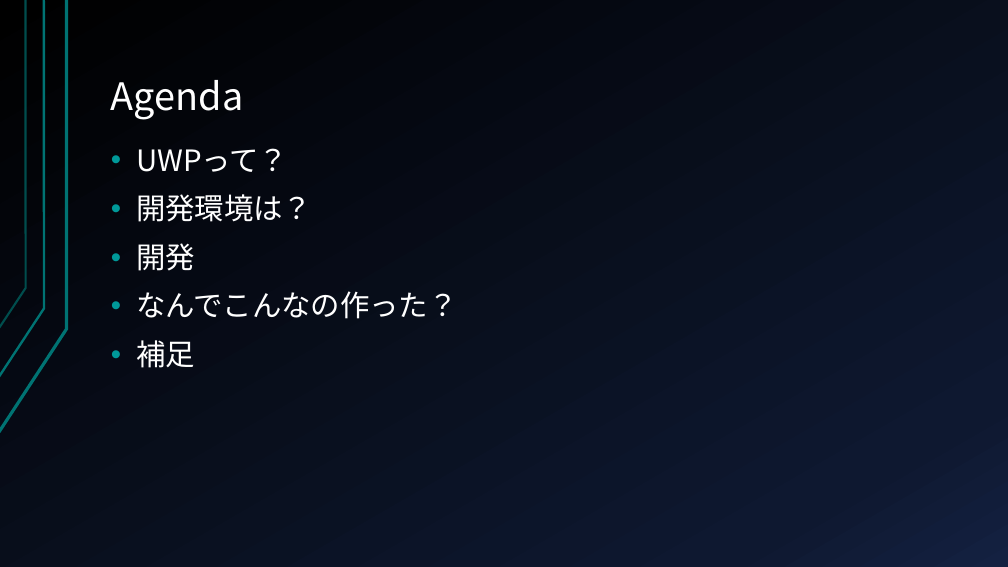
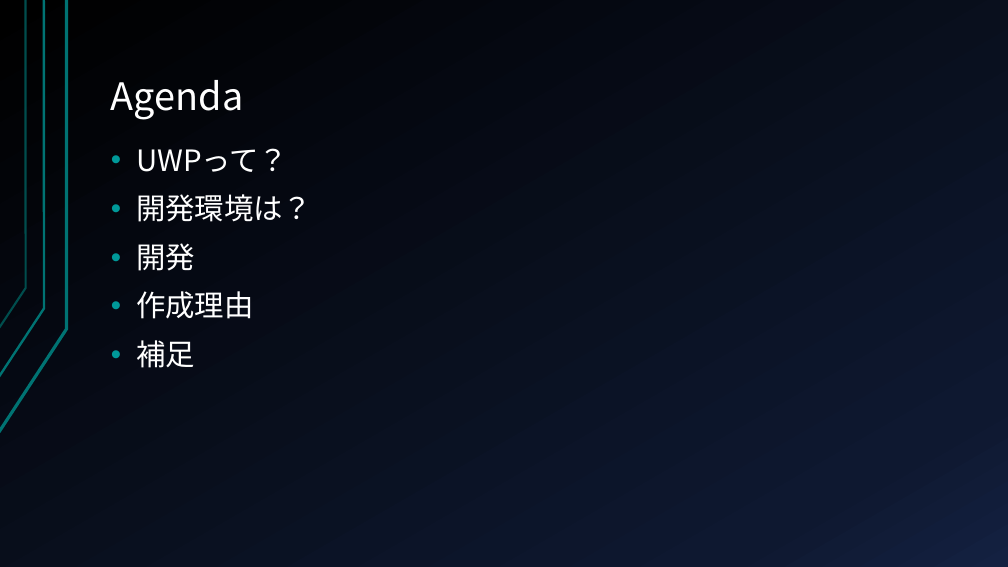
Before and after one commit to CryEarth/StorageUWPApps, a slide deck: slide 3 of チュートリアルなど.pptx. Drawn at 1008x567 pixels with LibreOffice and Linux fonts; fonts in the diff are those of the drawing. Boxes give left, top, right and bottom in pixels: in the first picture for what was removed or moved away, otherwise in the second. Text is boxed around its words. In the diff, an @@ line names an element or a change of style, - is before the commit and + after.

```diff
--- a/チュートリアルなど.pptx
+++ b/チュートリアルなど.pptx
@@ text at <box>136,291,254,319</box>: text changed @@
-• なんでこんなの作った？
+• 作成理由
```
Also in this commit, not shown: 3 other slides changed, 1 slide added, 1 slide removed.
